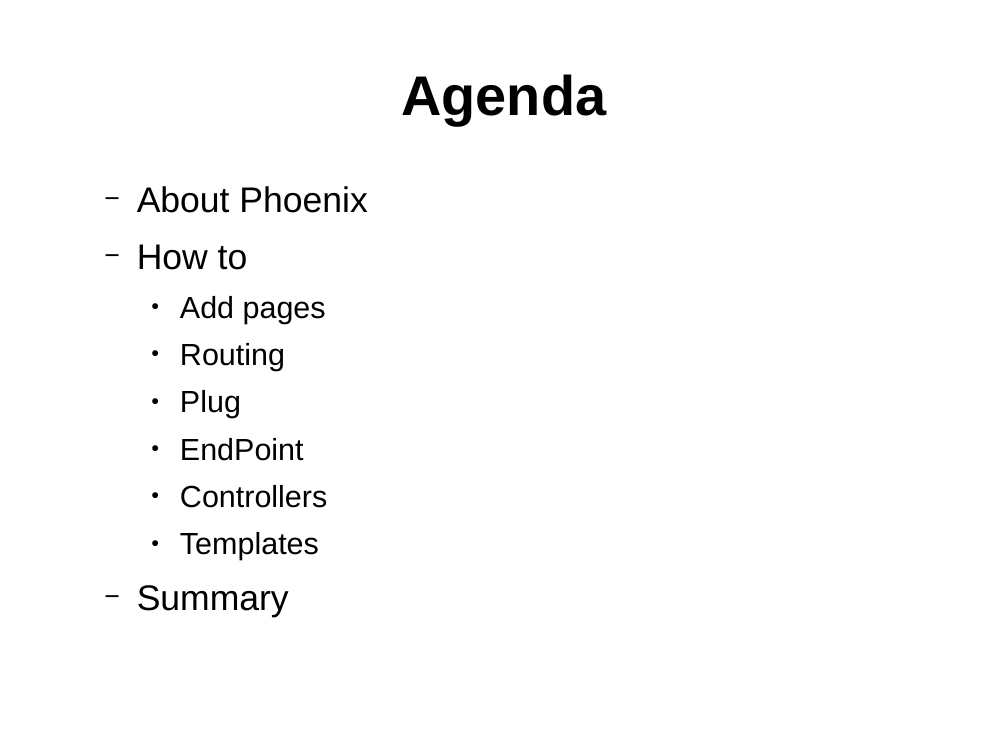
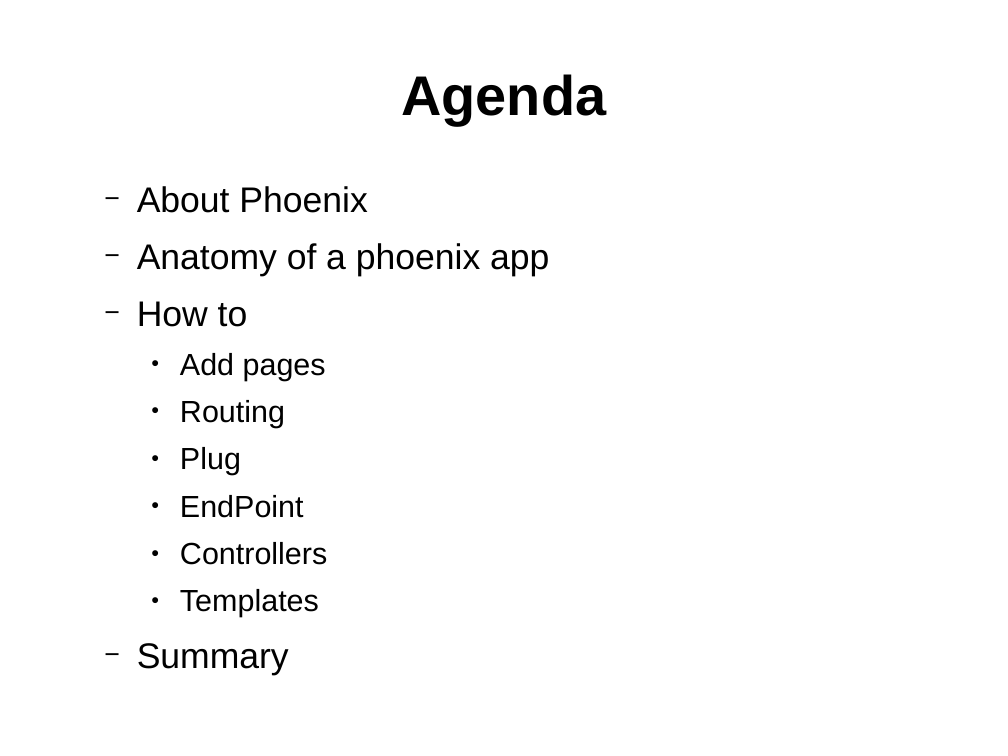
Before and after one commit to ramortegui/talks, a slide deck: slide 2 of phoenix-basics.odp. Drawn at 1008x756 pixels with LibreOffice and Linux fonts; fonts in the diff are those of the drawing. Boxes give left, top, right and bottom in pixels: in the first picture for what was removed or moved away, otherwise in the second. Text is boxed around its words. In the diff, an @@ line names an element or a change of style, - is before the commit and + after.

```diff
--- a/phoenix-basics.odp
+++ b/phoenix-basics.odp
@@ text at <box>137,243,549,276</box>: paragraph added @@
+  − Anatomy of a phoenix app
```
Also in this commit, not shown: 1 other slide changed, 3 slides added.
